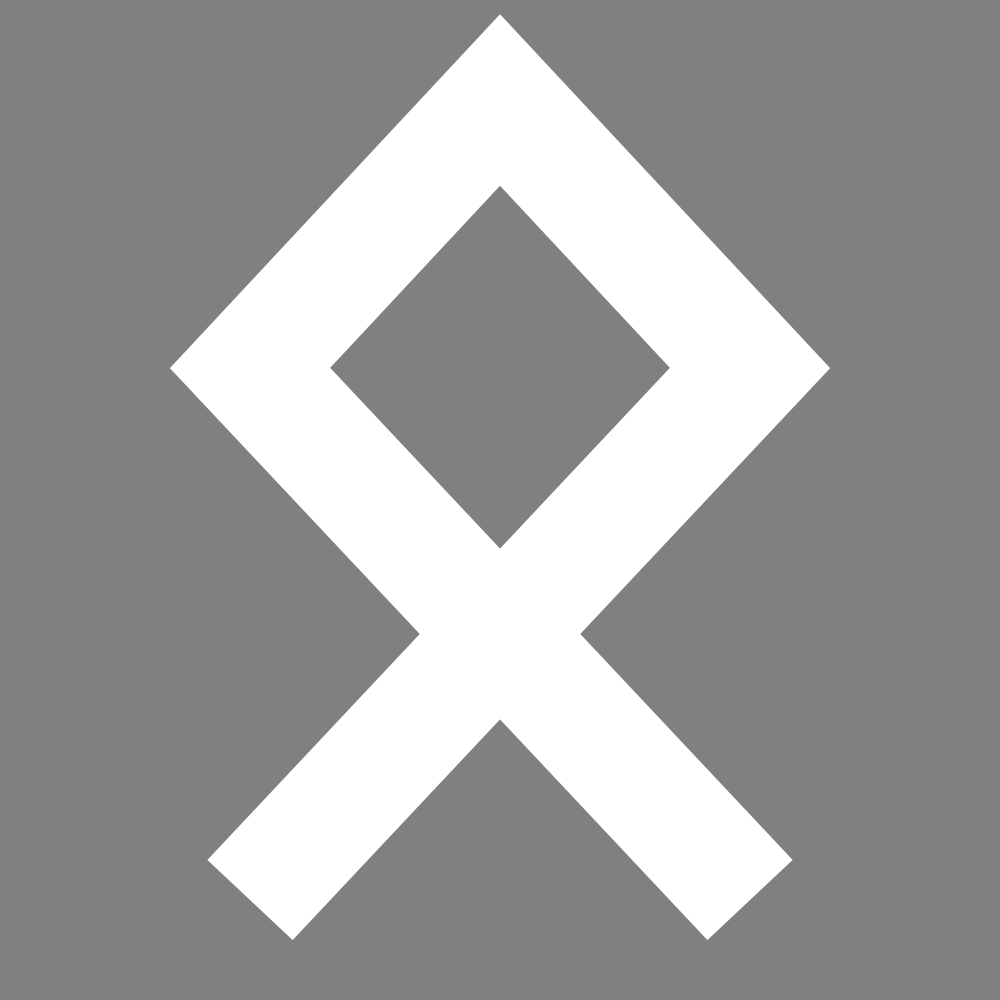
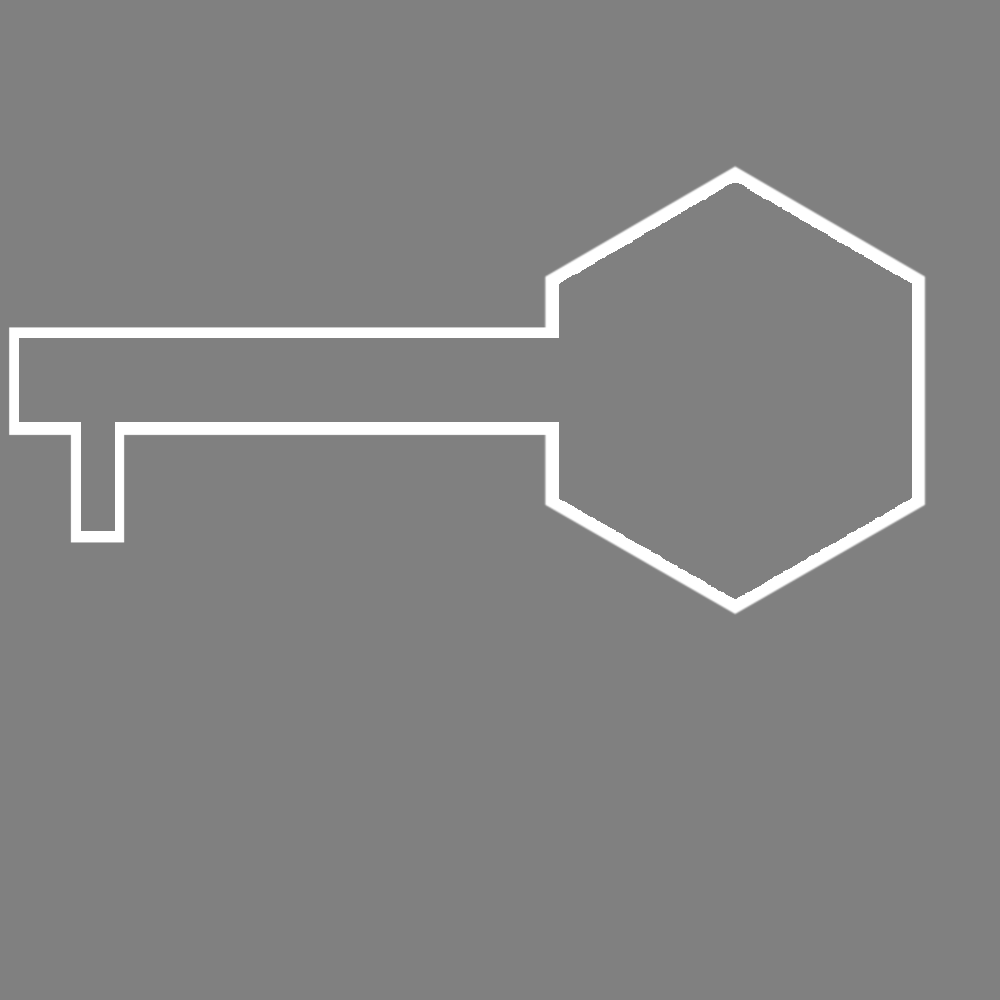
Revision of a layered 1000×1000 image; what changed, layer by layer:
showed group "Key" (2 layers) over (8, 165, 927, 616)
showed "Copia de Visible", painted on it over (8, 165, 927, 616)
hid group "Rune" (2 layers) over (169, 14, 831, 940)
